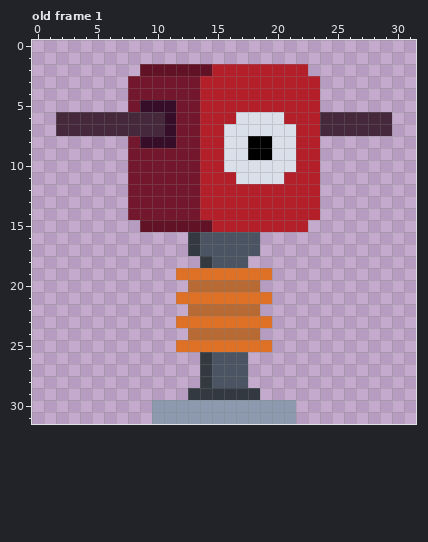
Pixel-art file -- piston_idle_alt_alt.ase. The first picture shows the starting point.
32x32 pixels, 1 frame. Shown: old frame 1. The commit also changed other frames, which this record leaves out.
After the commit:
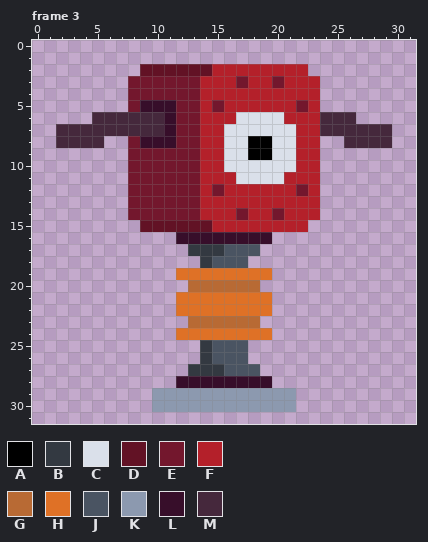
Palette (. is transparent): A #000000  B #333941  C #dae0ea  D #621225  E #73172d  F #b4202a  G #b86a34  H #df7126  J #4a5462  K #8c99af  L #370e2a  M #45283c
A new or re-ordered frame is compared with the old frame closest to it.
Changes in this commit:
frames 1 -> 11
--- frame 3 is new; against old frame 1
@@ x 0..31 @@
  2 .........DDDDDDFFFFFFFF.........
- 3 ........EEEEEEFFFFFFFFFF........
+ 3 ........EEEEEEFFFEFFEFFF........
  4 ........EEEEEEFFFFFFFFFF........
- 5 ........ELLLEEFFFFFFFFFF........
- 6 ..MMMMMMMMMLEEFFFCCCCFFFMMMMMM..
+ 5 ........ELLLEEFEFFFFFFEF........
+ 6 .....MMMMMMLEEFFFCCCCFFFMMM.....
  7 ..MMMMMMMMMLEEFFCCCCCCFFMMMMMM..
- 8 ........ELLLEEFFCCAACCFF........
+ 8 ..MMMM..ELLLEEFFCCAACCFF..MMMM..
  9 ........EEEEEEFFCCAACCFF........
@@ x 10..24 @@
 11 EEEEFFFCCCCFFF.
-12 EEEEFFFFFFFFFF.
+12 EEEEFEFFFFFFEF.
 13 EEEEFFFFFFFFFF.
-14 EEEEFFFFFFFFFF.
+14 EEEEFFFEFFEFFF.
 15 DDDDDFFFFFFFF..
-16 ...BJJJJJ......
-17 ...BJJJJJ......
+16 ..LLLLLLLL.....
+17 ...BBBJJJ......
 18 ....BJJJ.......
@@ x 8..23 @@
 21 ....HHHHHHHH....
-22 .....GGGGGG.....
-23 ....HHHHHHHH....
-24 .....GGGGGG.....
-25 ....HHHHHHHH....
+22 ....HHHHHHHH....
+23 .....GGGGGG.....
+24 ....HHHHHHHH....
+25 ......BJJJ......
 26 ......BJJJ......
-27 ......BJJJ......
-28 ......BJJJ......
-29 .....BBBBBB.....
+27 .....BBBJJJ.....
+28 ....LLLLLLLL....
+29 ..KKKKKKKKKKKK..
 30 ..KKKKKKKKKKKK..
-31 ..KKKKKKKKKKKK..
+31 ................
